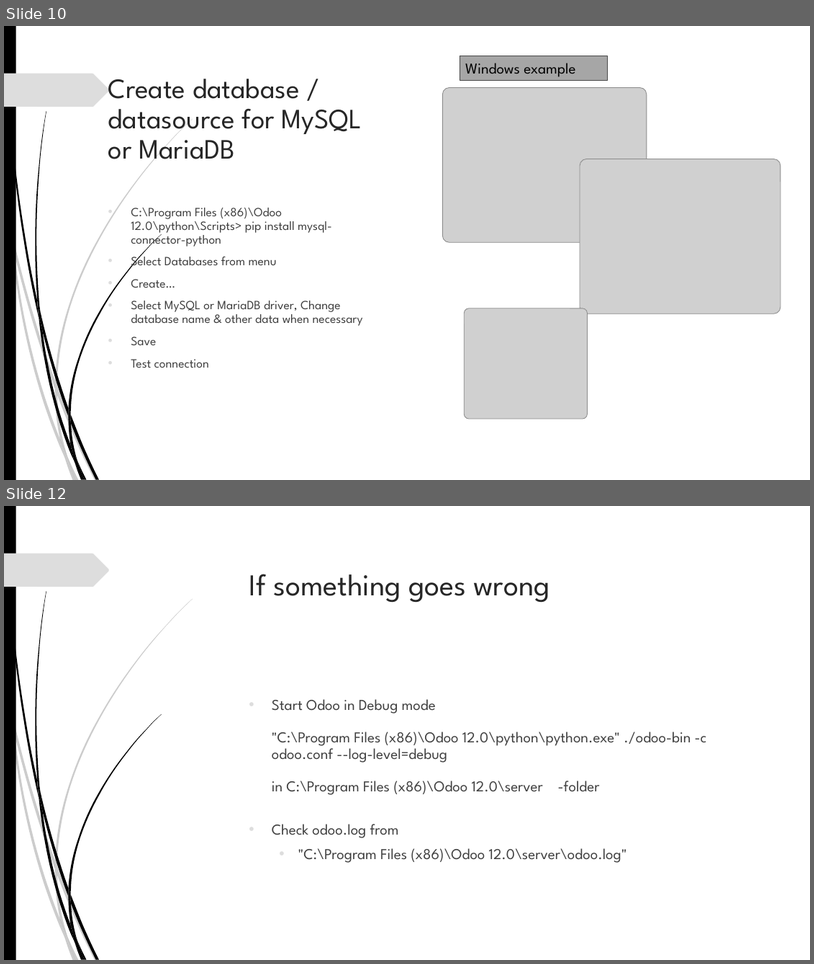
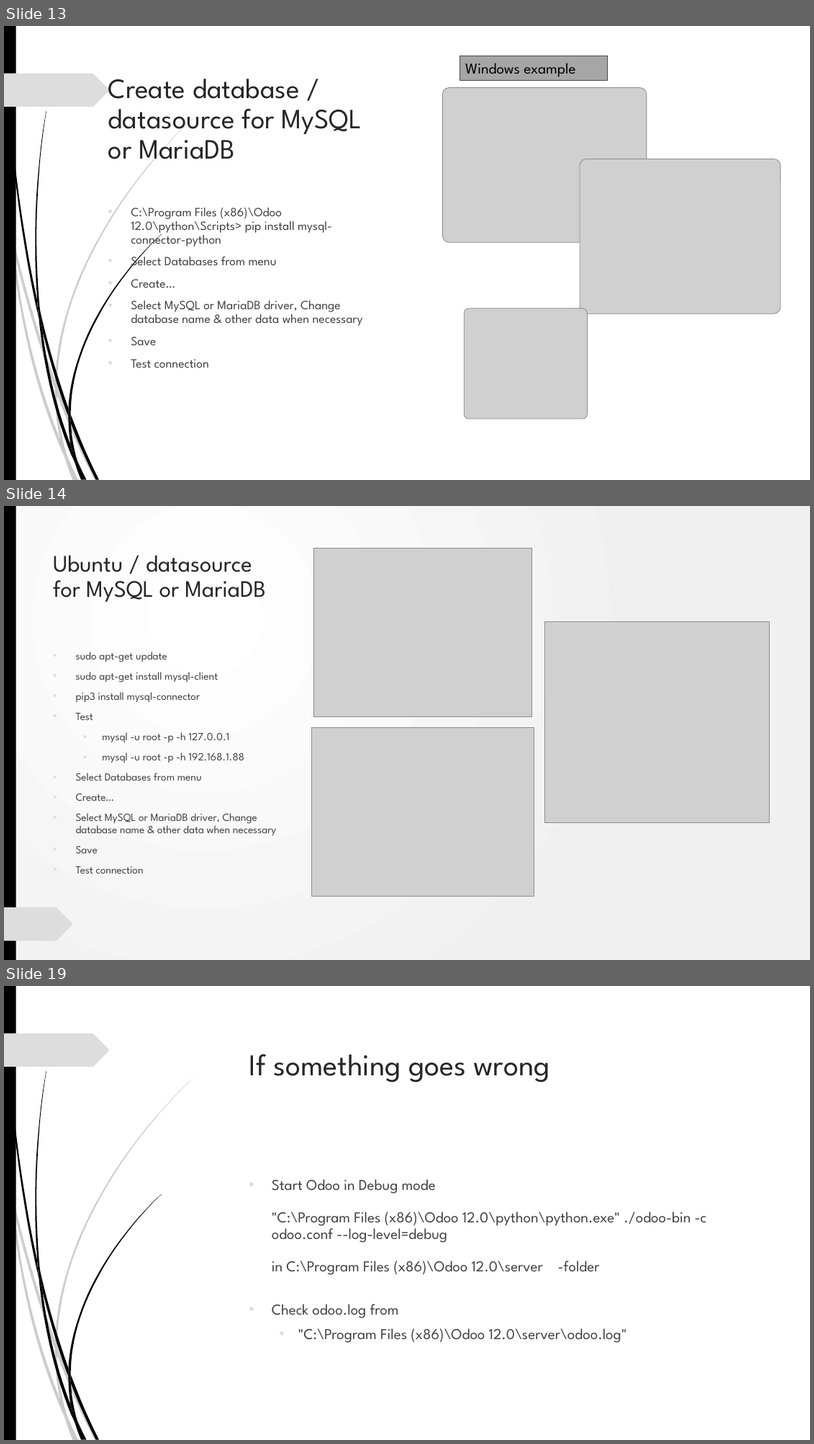
Before and after one commit to akarki58/Rocker_app_linux, a slide deck: rocker_app/static/description/Rocker_install.pptx. Shown one above the other, each under a label of ours: slides 10 and 12 before the commit, slides 13, 14 and 19 after it; the slides between them are not shown. The pictures are 814x964 and 814x1444 pixels, drawn with LibreOffice and Linux fonts; fonts in the diff are those of the drawing; grey boxes stand for pictures; background and template pictures are left out. Boxes give left, top, right and bottom in pixels: in the first picture for what was removed or moved away, otherwise in the second. Text is boxed around its words. In the diff, an @@ line names an element or a change of style, - is before the commit and + after.

```diff
--- a/rocker_app/static/description/Rocker_install.pptx
+++ b/rocker_app/static/description/Rocker_install.pptx
@@ slide 14 added at <box>4,506,810,960</box>, background gradient #FFFFFF to #F1F1F1; not listed: 23 template elements that a slide beside it also shows @@
@@ rectangle added at <box>4,506,810,960</box>, fill gradient #FFFFFF to #F1F1F1 @@
@@ rectangle added at <box>4,506,16,960</box>, fill #000000 @@
@@ picture added at <box>314,548,532,716</box> @@
@@ title added at <box>53,555,266,602</box>, 28 pt, text #262626 @@
+Ubuntu / datasource for MySQL or MariaDB
@@ picture added at <box>545,621,769,822</box> @@
@@ text added at <box>76,651,276,873</box>, 13 pt, text #404040 @@
+• sudo apt-get update
+• sudo apt-get install mysql-client
+• pip3 install mysql-connector
+• Test
+  • mysql -u root -p -h 127.0.0.1
+  • mysql -u root -p -h 192.168.1.88
+• Select Databases from menu
+• Create…
+• Select MySQL or MariaDB driver, Change database name & other data when necessary
+• Save
+• Test connection
@@ picture added at <box>312,728,534,896</box> @@
@@ freeform shape added at <box>4,907,73,940</box>, fill #DDDDDD @@
@@ what was slide 10 is now slide 13 @@
@@ what was slide 12 is now slide 19 @@
```
Also in this commit, not shown: 3 slides changed, 6 other slides added, 5 other files.
